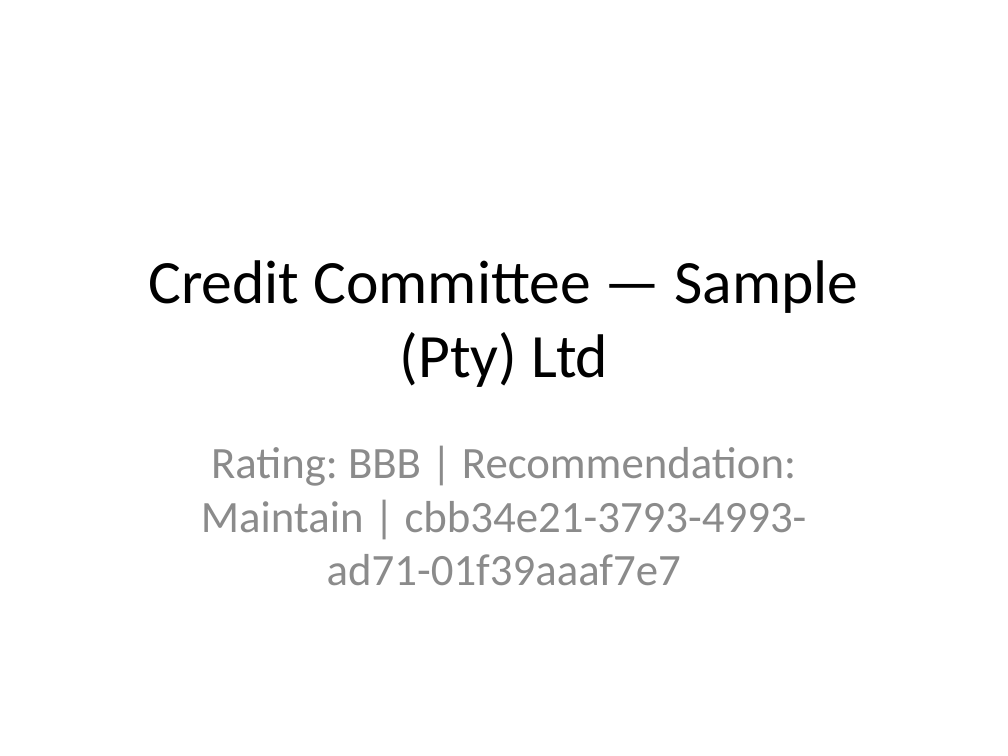
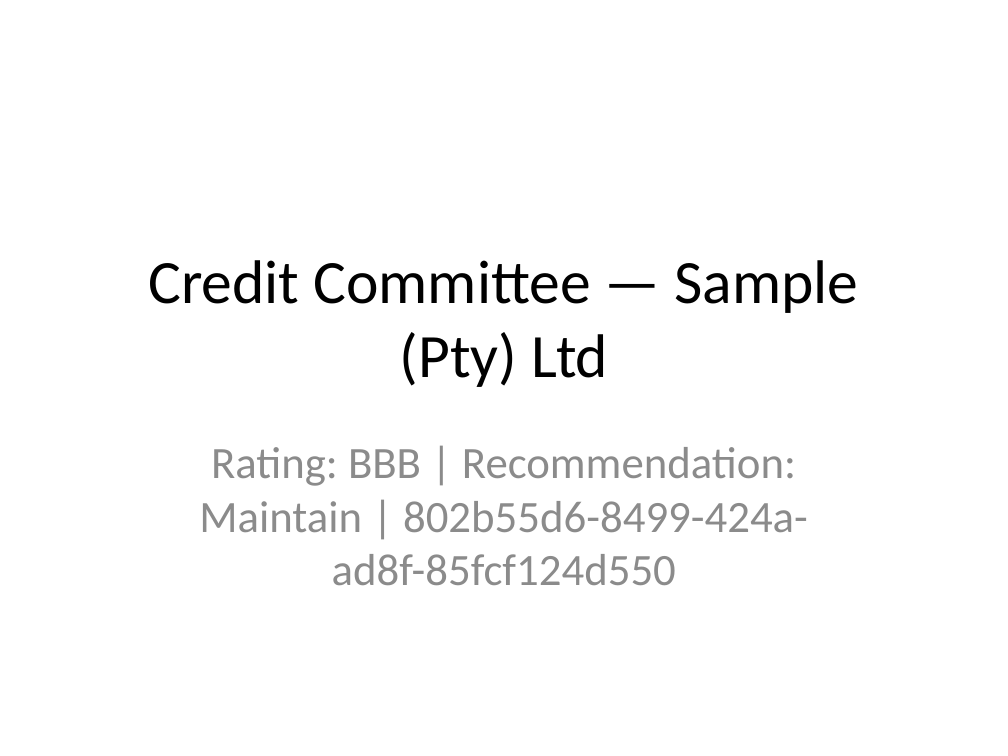
Before and after one commit to Menazza/credit_analysis_ai, a slide deck: slide 1 of test_results/pipeline_output/committee_deck.pptx. Drawn at 1008x756 pixels with LibreOffice and Linux fonts; fonts in the diff are those of the drawing. Boxes give left, top, right and bottom in pixels: in the first picture for what was removed or moved away, otherwise in the second. Text is boxed around its words. In the diff, an @@ line names an element or a change of style, - is before the commit and + after.

```diff
--- a/test_results/pipeline_output/committee_deck.pptx
+++ b/test_results/pipeline_output/committee_deck.pptx
@@ subtitle at (x1=199, y1=447, x2=808, y2=585): text changed @@
-Rating: BBB | Recommendation: Maintain | cbb34e21-3793-4993-ad71-01f39aaaf7e7
+Rating: BBB | Recommendation: Maintain | 802b55d6-8499-424a-ad8f-85fcf124d550
```
Also in this commit, not shown: 6 other slides changed, 1 slide added, 1 slide removed, 21 other files.
